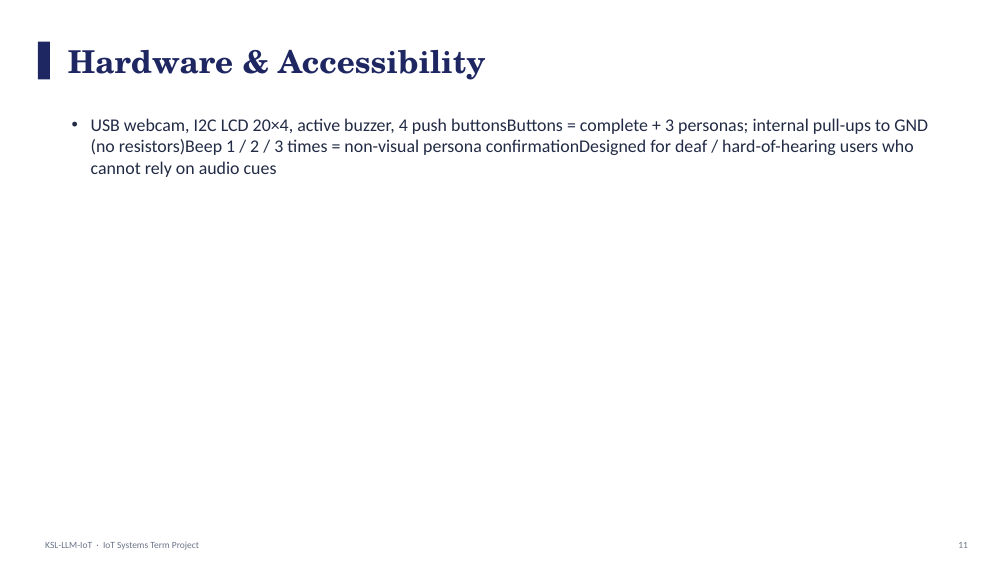
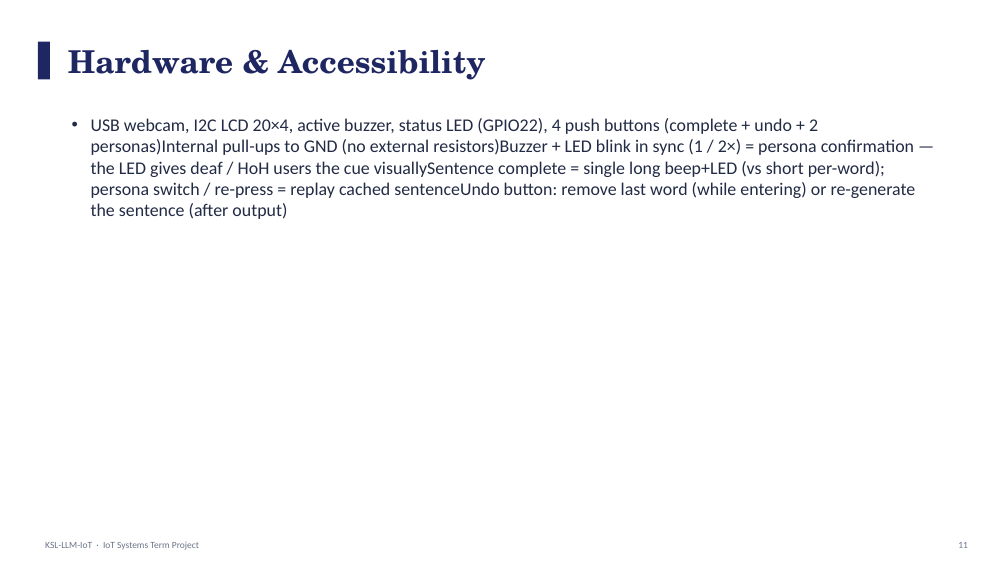
Before and after one commit to andrew427dev/KSL-LLM-IoT, a slide deck: slide 11 of docs/KSL-LLM-IoT_Slides.pptx. Drawn at 1008x567 pixels with LibreOffice and Linux fonts; fonts in the diff are those of the drawing. Boxes give left, top, right and bottom in pixels: in the first picture for what was removed or moved away, otherwise in the second. Text is boxed around its words. In the diff, an @@ line names an element or a change of style, - is before the commit and + after.

```diff
--- a/docs/KSL-LLM-IoT_Slides.pptx
+++ b/docs/KSL-LLM-IoT_Slides.pptx
@@ text at (91,118,916,219): text changed @@
-• USB webcam, I2C LCD 20×4, active buzzer, 4 push buttonsButtons = complete + 3 personas; internal pull-ups to GND (no resistors)Beep 1 / 2 / 3 times = non-visual persona confirmationDesigned for deaf / hard-of-hearing users who cannot rely on audio cues
+• USB webcam, I2C LCD 20×4, active buzzer, status LED (GPIO22), 4 push buttons (complete + undo + 2 personas)Internal pull-ups to GND (no external resistors)Buzzer + LED blink in sync (1 / 2×) = persona confirmation — the LED gives deaf / HoH users the cue visuallySentence complete = single long beep+LED (vs short per-word); persona switch / re-press = replay cached sentenceUndo button: remove last word (while entering) or re-generate the sentence (after output)
```
Also in this commit, not shown: 5 other slides changed, 12 other files.
